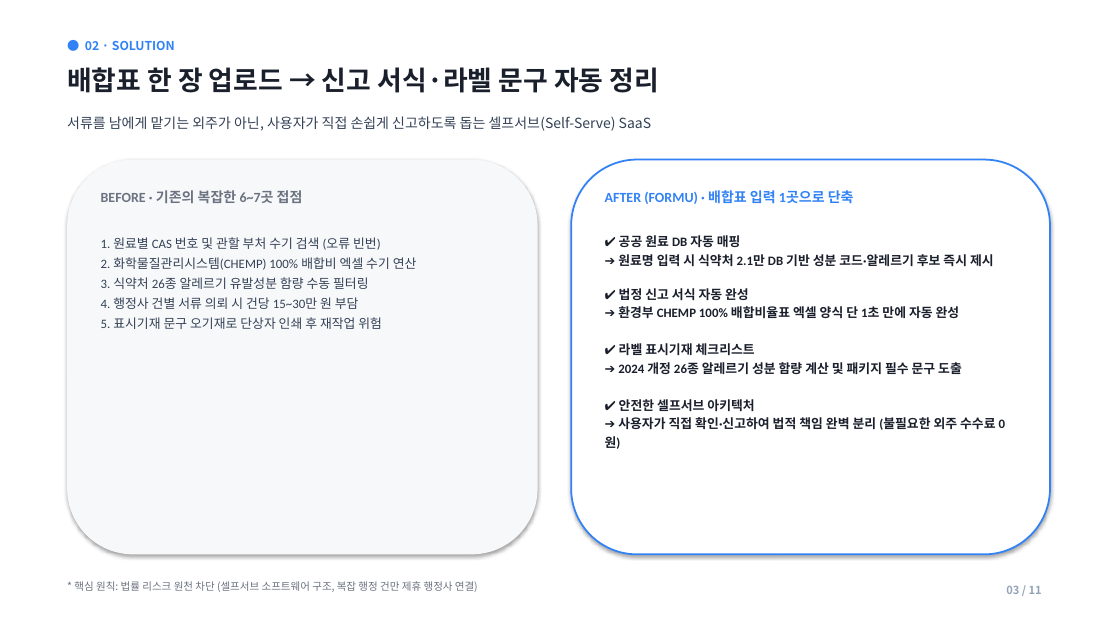
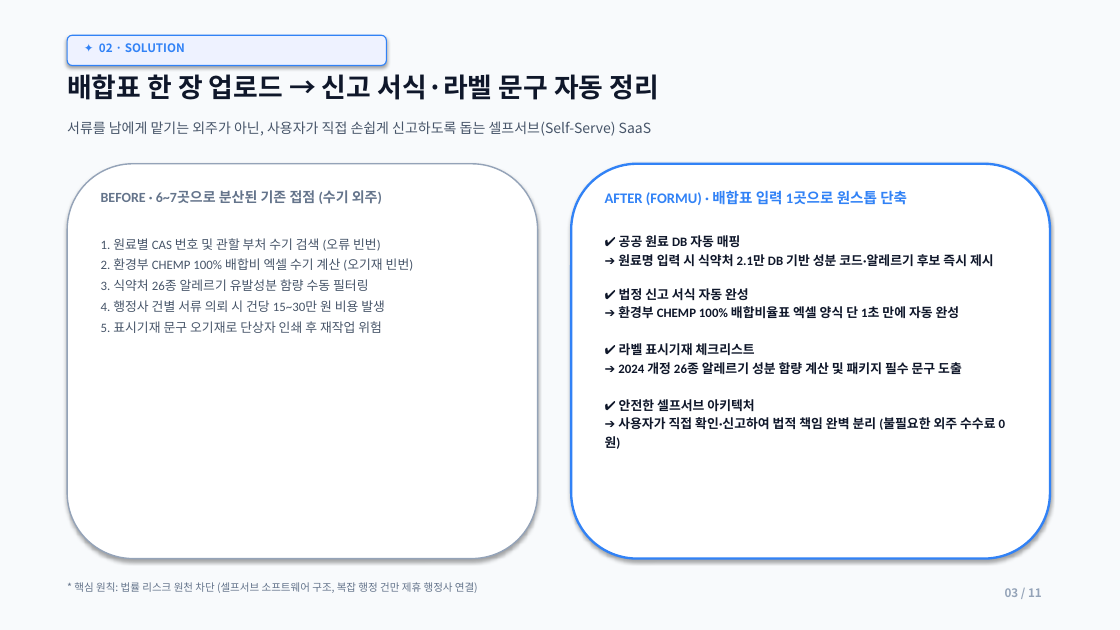
Before and after one commit to lita-lilith16/formu-landing, a slide deck: slide 3 of public/formu_pitch_deck.pptx. Drawn at 1120x630 pixels with LibreOffice and Linux fonts; fonts in the diff are those of the drawing. Boxes give left, top, right and bottom in pixels: in the first picture for what was removed or moved away, otherwise in the second. Text is boxed around its words. In the diff, an @@ line names an element or a change of style, - is before the commit and + after.

Commit message:
feat(pitch-deck): apply 3D glassmorphism reference style with blue-purple-white palette, Kanban scheduling, exploded architecture, and bold metric cards

```diff
--- a/public/formu_pitch_deck.pptx
+++ b/public/formu_pitch_deck.pptx
@@ rectangle at (0, 0, 1120, 630): fill #FFFFFF to #F8FAFC @@
@@ rounded rectangle added at (67, 35, 386, 66), fill #EEF2FF, outline #3182F6 1 pt @@
@@ text at (99, 43, 185, 52): text changed; size 10.5 to 10 pt @@
-● 02 · SOLUTION
+✦ 02 · SOLUTION
@@ text "배합표 한 장 업로드 → ..." at (67, 74, 659, 100): text colour #1A1F2C to #0F172A @@
@@ text "서류를 남에게 맡기는 외주가 아닌, ..." at (67, 121, 651, 136): text colour #334155 to #475569 @@
@@ rounded rectangle at (67, 164, 538, 559): fill #F7F8FA to #FFFFFF; outline none to #94A3B8 1.2 pt @@
@@ 2 rounded rectangles, 1 text: place and size @@
-2 rounded rectangles, 1 text at (67, 67, 1050, 555)
+2 rounded rectangles, 1 text at (67, 74, 1050, 559)
@@ rounded rectangle at (571, 164, 1050, 559): outline #3182F6 1.5 pt to #3182F6 2 pt @@
@@ text at (101, 190, 382, 204): text changed; text colour #6B7280 to #64748B @@
-BEFORE · 기존의 복잡한 6~7곳 접점
+BEFORE · 6~7곳으로 분산된 기존 접점 (수기 외주)
@@ text at (605, 190, 907, 205): text changed; size 12 to 12.5 pt @@
-AFTER (FORMU) · 배합표 입력 1곳으로 단축
+AFTER (FORMU) · 배합표 입력 1곳으로 원스톱 단축
@@ text at (101, 238, 382, 333): text colour #334155 to #475569 in "1. 원료별 CAS 번호 및 관할 부처 ...", "3. 식약처 26종 알레르기 유발성분 함량 수동 ...", "5. 표시기재 문구 오기재로 단상자 인쇄 후 ..."; line spacing 1.3 to 1.35 @@
@@ text at (101, 258, 414, 271): text changed; text colour #334155 to #475569 @@
-2. 화학물질관리시스템(CHEMP) 100% 배합비 엑셀 수기 연산
+2. 환경부 CHEMP 100% 배합비 엑셀 수기 계산 (오기재 빈번)
@@ text at (101, 300, 385, 312): text changed; text colour #334155 to #475569 @@
-4. 행정사 건별 서류 의뢰 시 건당 15~30만 원 부담
+4. 행정사 건별 서류 의뢰 시 건당 15~30만 원 비용 발생
@@ text "03 / 11" at (1005, 588, 1042, 597): size 9.5 to 10 pt @@
```
Also in this commit, not shown: 10 other slides changed, 1 other file.
